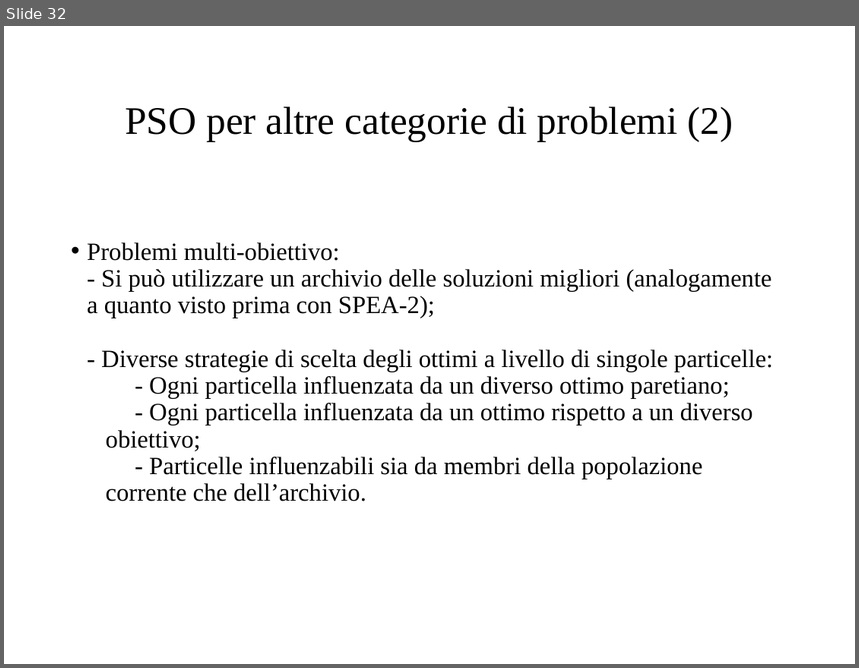
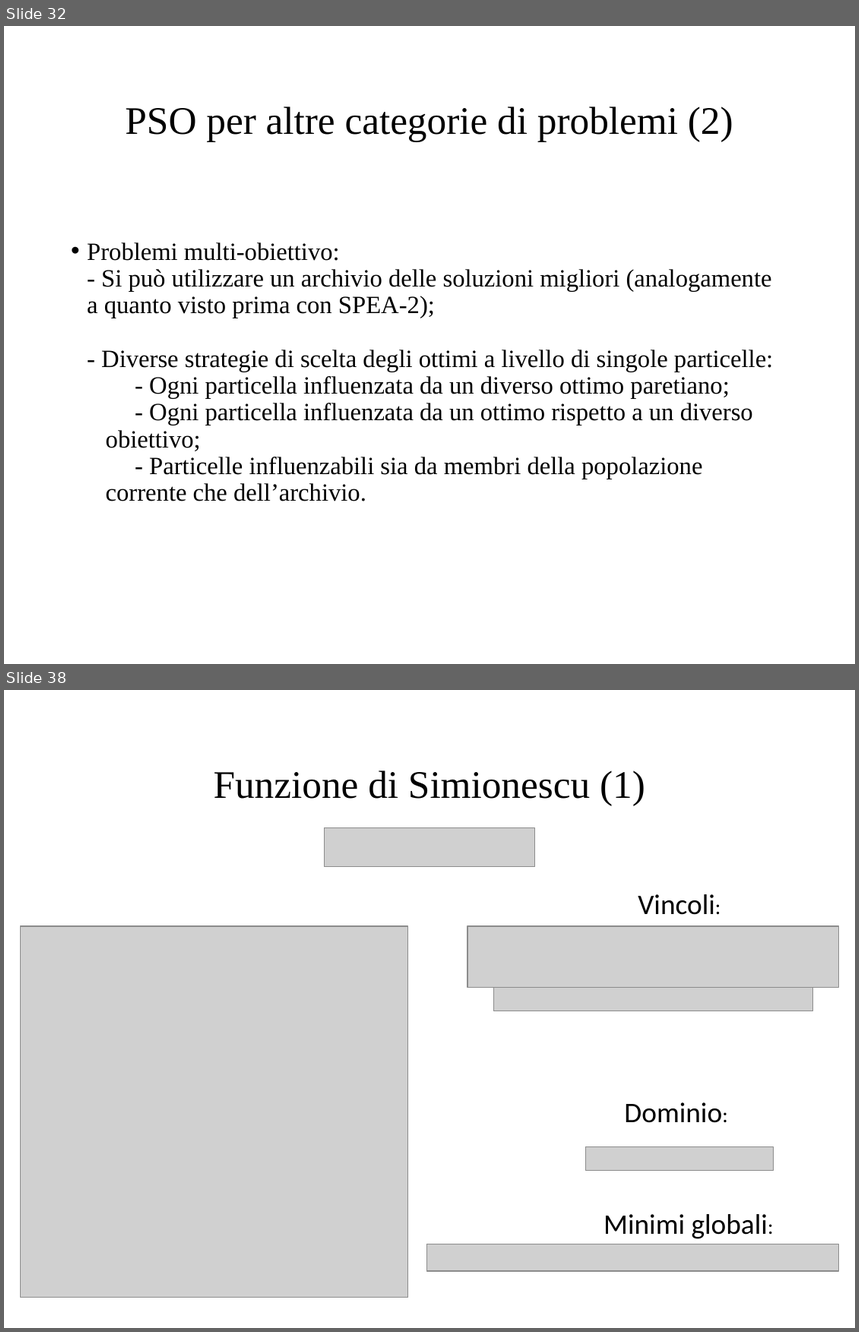
Before and after one commit to micferr/OptimizationProject, a slide deck: Presentation/Presentazione.pptx. Shown one above the other, each under a label of ours: slide 32 before the commit, slides 32 and 38 after it; the slides between them are not shown. The pictures are 859x668 and 859x1332 pixels, drawn with LibreOffice and Linux fonts; fonts in the diff are those of the drawing; grey boxes stand for pictures. Boxes give left, top, right and bottom in pixels: in the first picture for what was removed or moved away, otherwise in the second. Text is boxed around its words. In the diff, an @@ line names an element or a change of style, - is before the commit and + after.

```diff
--- a/Presentation/Presentazione.pptx
+++ b/Presentation/Presentazione.pptx
@@ slide 38 added at <box>4,690,855,1328</box>, background #FFFFFF @@
@@ title added at <box>214,771,645,806</box>, 33 pt, text #000000 @@
+Funzione di Simionescu (1)
@@ picture added at <box>324,828,534,867</box> @@
@@ text added at <box>638,894,715,915</box>, 24 pt, text #000000 @@
+Vincoli:
@@ picture added at <box>20,926,408,1298</box> @@
@@ picture added at <box>468,926,840,988</box> @@
@@ picture added at <box>493,988,813,1011</box> @@
@@ text added at <box>624,1103,722,1123</box>, 24 pt, text #000000 @@
+Dominio:
@@ picture added at <box>586,1147,773,1171</box> @@
@@ text added at <box>604,1214,768,1239</box>, 24 pt, text #000000 @@
+Minimi globali:
@@ picture added at <box>427,1245,840,1271</box> @@
```
Also in this commit, not shown: 1 slide changed, 8 other slides added, 1 slide removed.
